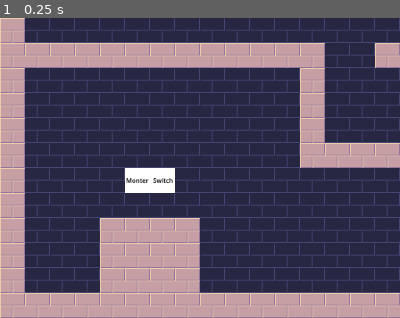
Above: before the commit, frame 1.
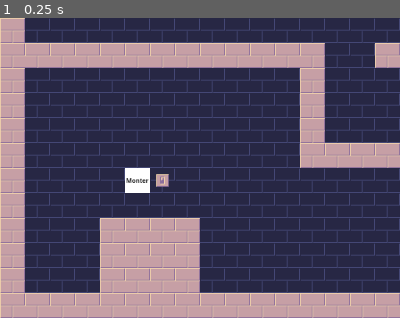
Above: after the commit, the same moment.

Repository: 3k2ng/mj160
Game: Godot game, scene res://scenes/game.tscn
The game is run twice, just before and just after one commit, with the same random seed, the same clock (stepped at 60 frames per second) and the same inputs.
Inputs:
- Up to frame 1 (0.25 s): no input
The pictures show only the part of the screen within x 0-50%, y 50-100%; the shares and areas given below are measured in that part.

The runs differ from the first frame. In frame 1, 0.5% of the frame differs, in the area x 37-44%, y 50-59%.

Commit message:
Light switch texture

Diff:
--- a/objects/tiles/light_switch.gd
+++ b/objects/tiles/light_switch.gd
@@ -2,7 +2,13 @@
 
 signal switched
 
+var on = false
+
 func _on_area_2d_body_entered(body):
 	if body.is_in_group("player"):
-		play("switch")
+		if on:
+			play("switch")
+		else:
+			play_backwards("switch")
 		emit_signal("switched")
+		on = not on
--- a/objects/tiles/light_switch.tscn
+++ b/objects/tiles/light_switch.tscn
@@ -1,11 +1,26 @@
-[gd_scene load_steps=4 format=3 uid="uid://c526og5aiqxrp"]
+[gd_scene load_steps=7 format=3 uid="uid://c526og5aiqxrp"]
 
 [ext_resource type="Script" path="res://objects/tiles/light_switch.gd" id="1_bt5js"]
+[ext_resource type="Texture2D" uid="uid://bqrlao3gky6cg" path="res://assets/switch.png" id="1_mbqlc"]
+
+[sub_resource type="AtlasTexture" id="AtlasTexture_qewjx"]
+atlas = ExtResource("1_mbqlc")
+region = Rect2(0, 0, 64, 64)
+
+[sub_resource type="AtlasTexture" id="AtlasTexture_fw22s"]
+atlas = ExtResource("1_mbqlc")
+region = Rect2(64, 0, 64, 64)
 
 [sub_resource type="SpriteFrames" id="SpriteFrames_ftav8"]
 animations = [{
-"frames": [],
-"loop": true,
+"frames": [{
+"duration": 1.0,
+"texture": SubResource("AtlasTexture_qewjx")
+}, {
+"duration": 1.0,
+"texture": SubResource("AtlasTexture_fw22s")
+}],
+"loop": false,
 "name": &"switch",
 "speed": 5.0
 }]
@@ -18,18 +33,6 @@
 animation = &"switch"
 script = ExtResource("1_bt5js")
 
-[node name="Polygon2D" type="Polygon2D" parent="."]
-position = Vector2(2, -7)
-polygon = PackedVector2Array(-34, -25, -34, 40, 30, 40, 30, -25)
-
-[node name="Label" type="Label" parent="."]
-offset_left = -24.0
-offset_top = -12.0
-offset_right = 27.0
-offset_bottom = 11.0
-theme_override_colors/font_color = Color(0, 0, 0, 1)
-text = "Switch"
-
 [node name="Area2D" type="Area2D" parent="."]
 
 [node name="CollisionShape2D" type="CollisionShape2D" parent="Area2D"]
Binary file added: assets/switch.png
Not shown, added: assets/switch.png.import
